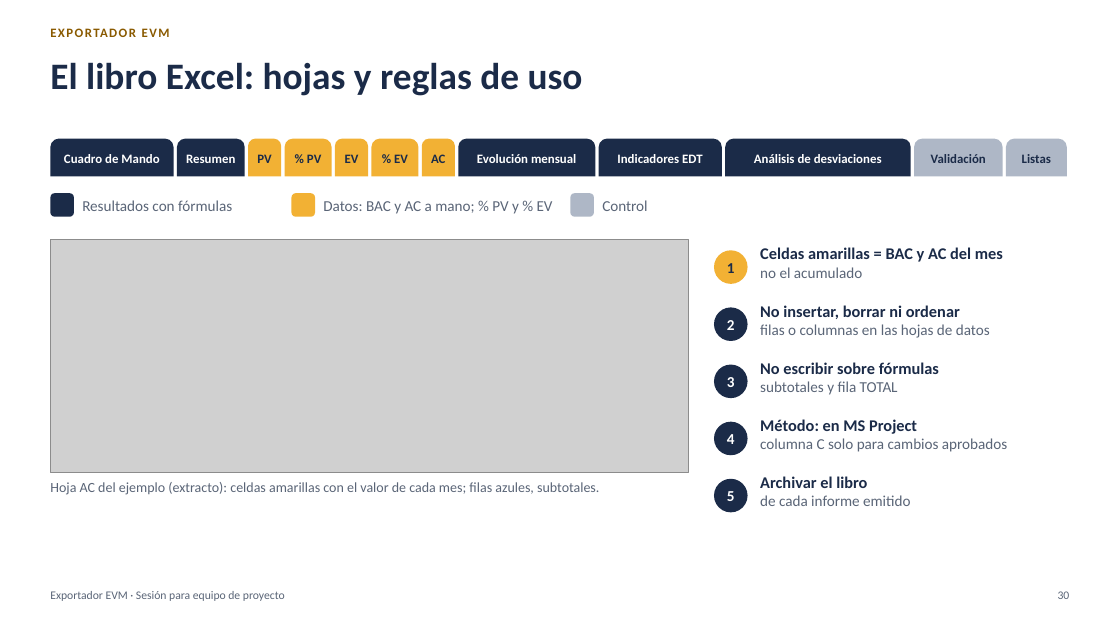
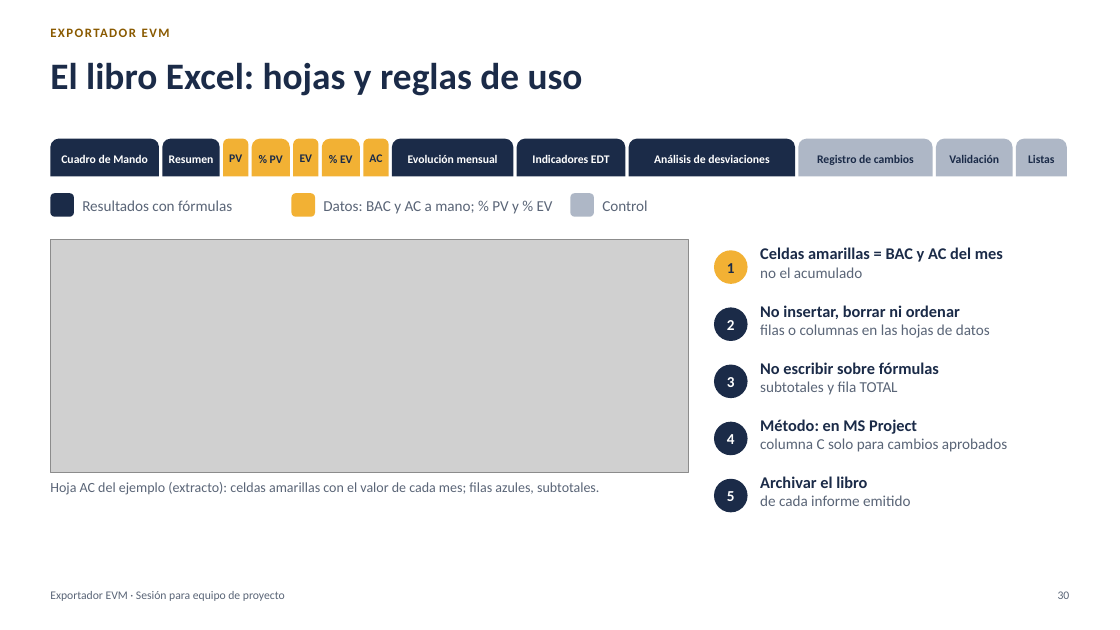
Before and after one commit to MarceloSalazar/evm-automation, a slide deck: slide 30 of docs/presentacion-jefes-de-proyecto.pptx. Drawn at 1120x630 pixels with LibreOffice and Linux fonts; fonts in the diff are those of the drawing; grey boxes stand for pictures. Boxes give left, top, right and bottom in pixels: in the first picture for what was removed or moved away, otherwise in the second. Text is boxed around its words. In the diff, an @@ line names an element or a change of style, - is before the commit and + after.

```diff
--- a/docs/presentacion-jefes-de-proyecto.pptx
+++ b/docs/presentacion-jefes-de-proyecto.pptx
@@ round same rect "Cuadro de Mando": place and size @@
-round same rect "Cuadro de Mando" at <box>50,139,174,176</box>
+round same rect "Cuadro de Mando" at <box>50,139,159,176</box>
@@ round same rect "Resumen": place and size @@
-round same rect "Resumen" at <box>177,139,245,176</box>
+round same rect "Resumen" at <box>162,139,219,176</box>
@@ round same rect "PV": place and size @@
-round same rect "PV" at <box>248,139,281,176</box>
+round same rect "PV" at <box>223,139,249,176</box>
@@ round same rect "% PV": place and size @@
-round same rect "% PV" at <box>285,139,332,176</box>
+round same rect "% PV" at <box>252,139,290,176</box>
@@ round same rect "EV": place and size @@
-round same rect "EV" at <box>335,139,368,176</box>
+round same rect "EV" at <box>293,139,318,176</box>
@@ round same rect "% EV": place and size @@
-round same rect "% EV" at <box>371,139,418,176</box>
+round same rect "% EV" at <box>322,139,360,176</box>
@@ round same rect "AC": place and size @@
-round same rect "AC" at <box>422,139,455,176</box>
+round same rect "AC" at <box>363,139,388,176</box>
@@ round same rect "Evolución mensual": place and size @@
-round same rect "Evolución mensual" at <box>459,139,596,176</box>
+round same rect "Evolución mensual" at <box>392,139,514,176</box>
@@ round same rect "Indicadores EDT": place and size @@
-round same rect "Indicadores EDT" at <box>599,139,723,176</box>
+round same rect "Indicadores EDT" at <box>517,139,625,176</box>
@@ size 11 to 10 pt in 12 elements at <box>1016,139,1067,176</box>, <box>50,139,159,176</box>, <box>936,139,1012,176</box>, <box>162,139,219,176</box>, <box>223,139,249,176</box>, <box>252,139,290,176</box>, <box>293,139,318,176</box>, <box>322,139,360,176</box>, <box>363,139,388,176</box>, <box>392,139,514,176</box>, <box>517,139,625,176</box>, <box>628,139,795,176</box> @@
@@ round same rect "Análisis de desviaciones": place and size @@
-round same rect "Análisis de desviaciones" at <box>725,139,911,176</box>
+round same rect "Análisis de desviaciones" at <box>628,139,795,176</box>
@@ round same rect added at <box>798,139,933,176</box>, fill #AEB7C6, 10 pt, text #1B2B48, bold @@
+Registro de cambios
@@ round same rect "Validación": place and size @@
-round same rect "Validación" at <box>914,139,1002,176</box>
+round same rect "Validación" at <box>936,139,1012,176</box>
@@ round same rect "Listas": place and size @@
-round same rect "Listas" at <box>1007,139,1067,176</box>
+round same rect "Listas" at <box>1016,139,1067,176</box>
```
Also in this commit, not shown: 5 other slides changed, 1 slide added, 11 other files.
